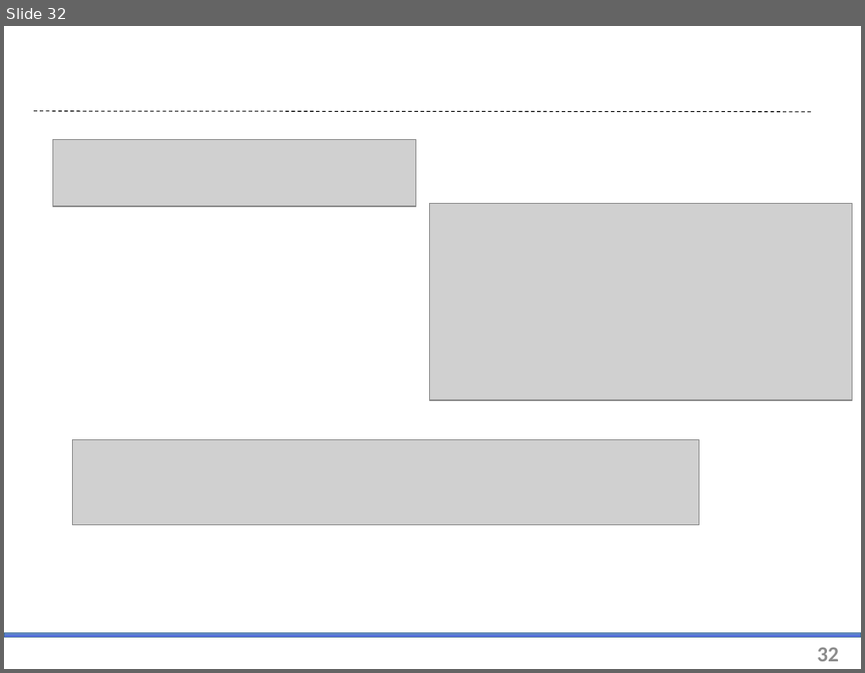
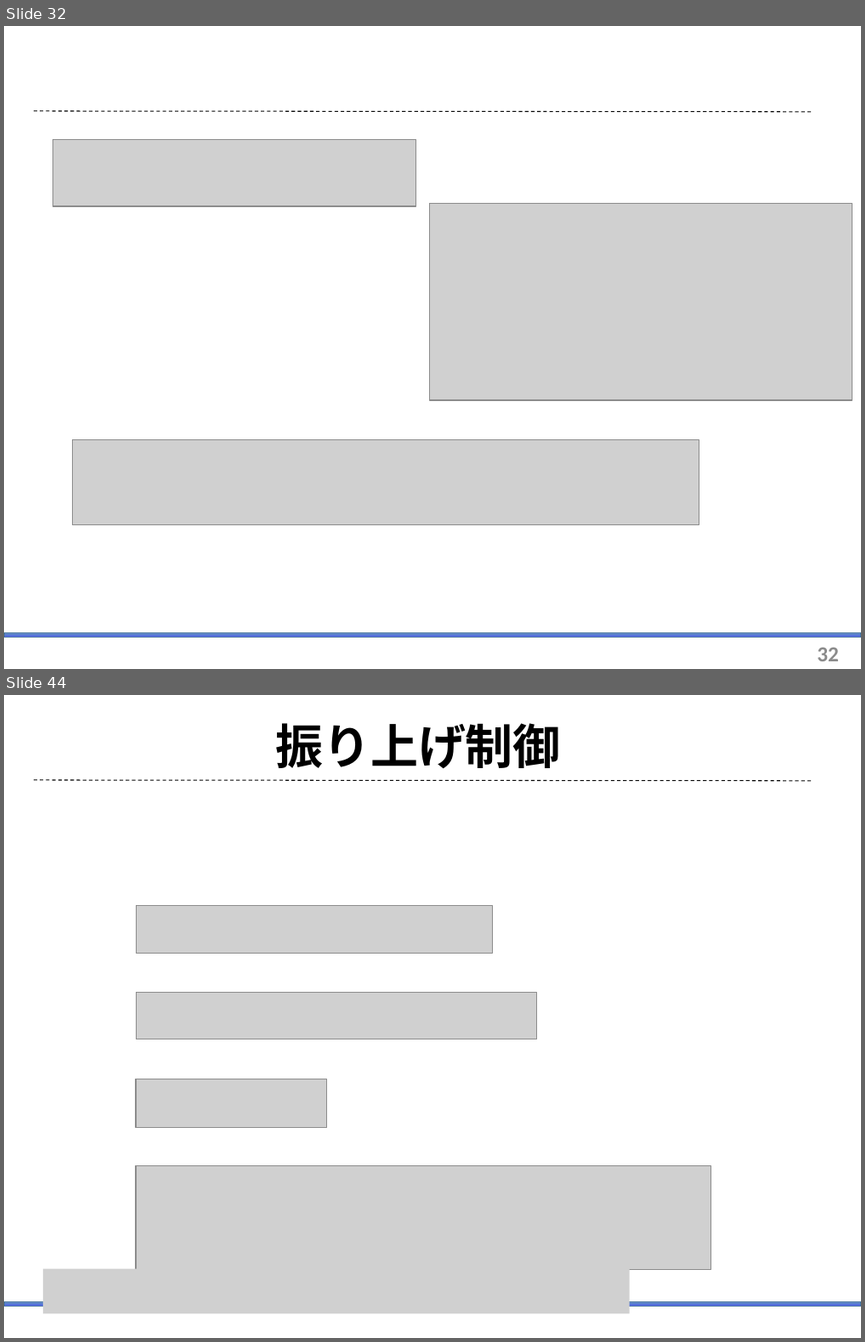
Before and after one commit to arabian9ts/Pendulum, a slide deck: presentation/pendulum_theory.pptx. Shown one above the other, each under a label of ours: slide 32 before the commit, slides 32 and 44 after it; the slides between them are not shown. The pictures are 865x673 and 865x1342 pixels, drawn with LibreOffice and Linux fonts; fonts in the diff are those of the drawing; grey boxes stand for pictures. Boxes give left, top, right and bottom in pixels: in the first picture for what was removed or moved away, otherwise in the second. Text is boxed around its words. In the diff, an @@ line names an element or a change of style, - is before the commit and + after.

```diff
--- a/presentation/pendulum_theory.pptx
+++ b/presentation/pendulum_theory.pptx
@@ slide 44 added at [4, 695, 861, 1338], background #FFFFFF; not listed: 2 template elements that a slide beside it also shows @@
@@ title added at [275, 723, 561, 769], 40 pt, text #000000, bold @@
+振り上げ制御
@@ picture added at [136, 906, 493, 953] @@
@@ picture added at [136, 993, 537, 1038] @@
@@ picture added at [136, 1079, 327, 1128] @@
@@ picture added at [136, 1165, 711, 1269] @@
@@ picture added at [43, 1268, 630, 1313] @@
```
Also in this commit, not shown: 12 other slides added.
